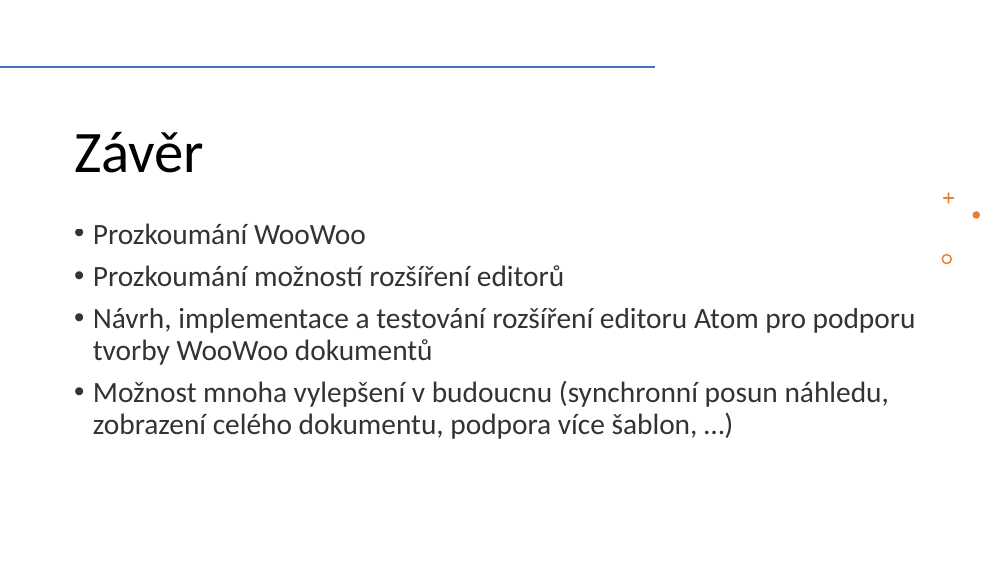
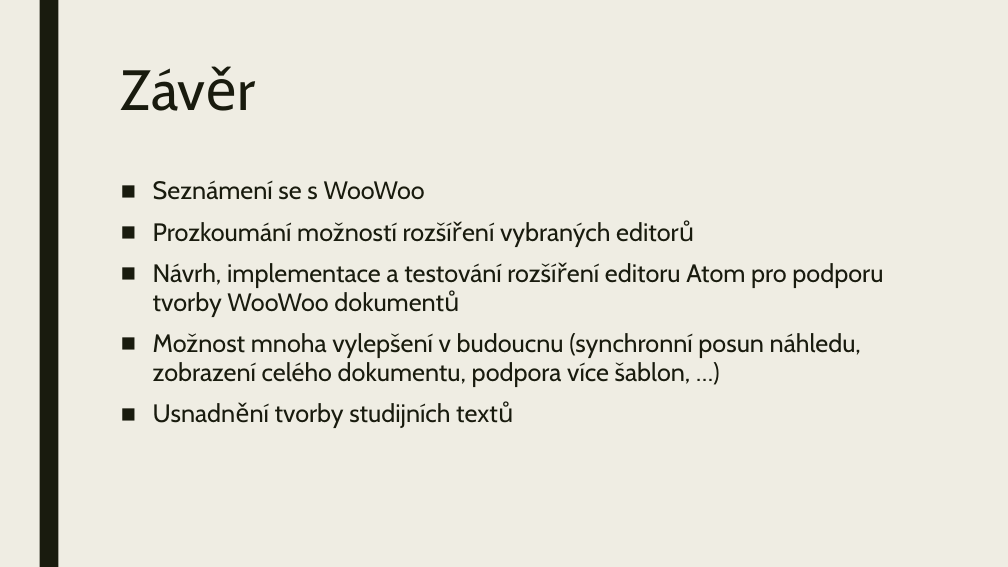
Before and after one commit to davidstraka2/bachelors-thesis, a slide deck: slide 9 of defense/David Straka - Editor zdrojových kódů WooWoo dokumentů.pptx (slide 10 before the commit). Drawn at 1008x567 pixels with LibreOffice and Linux fonts; fonts in the diff are those of the drawing. Boxes give left, top, right and bottom in pixels: in the first picture for what was removed or moved away, otherwise in the second. Text is boxed around its words. In the diff, an @@ line names an element or a change of style, - is before the commit and + after.

```diff
--- a/defense/David Straka - Editor zdrojových kódů WooWoo dokumentů.pptx
+++ b/defense/David Straka - Editor zdrojových kódů WooWoo dokumentů.pptx
@@ background #FFFFFF to #EFEDE3 @@
@@ rectangle added at (39, 0, 58, 567), fill #191B0E @@
@@ title "Závěr": place and size @@
-title "Závěr" at (74, 131, 204, 173)
+title "Závěr" at (113, 58, 907, 181)
@@ title "Závěr" at (113, 58, 907, 181): size 56 to 54 pt, font Calibri to Cabin, text colour #000000 to #191B0E; line spacing 0.9 to 0.89; vertical alignment bottom to top @@
@@ line removed from (1, 67) to (654, 67) @@
@@ text "Seznámení se s WooWoo": place and size @@
-text "Seznámení se s WooWoo" at (93, 223, 916, 439)
+text "Seznámení se s WooWoo" at (153, 181, 883, 428)
@@ text at (153, 181, 610, 247): text changed; size 28 to 24 pt; font Calibri to Cabin; text colour #000000 at 80% opacity to #191B0E @@
-• Prozkoumání WooWoo
-• Prozkoumání možností rozšíření editorů
+■ Seznámení se s WooWoo
+■ Prozkoumání možností rozšíření vybraných editorů
@@ freeform shape removed at (943, 192, 954, 203) @@
@@ freeform shape removed at (972, 211, 980, 219) @@
@@ text at (153, 263, 883, 387): size 28 to 24 pt, font Calibri to Cabin, text colour #000000 at 80% opacity to #191B0E in "Návrh, implementace a testování rozšíření editoru Atom ...", "Možnost mnoha vylepšení v budoucnu (synchronní posun ..."; bullet • to ■; line spacing 0.9 to 0.95; more space between paragraphs @@
@@ freeform shape removed at (941, 254, 952, 265) @@
@@ text at (275, 403, 450, 428): paragraph added @@
+■ Usnadnění tvorby studijních textů
```
Also in this commit, not shown: 6 other slides changed, 5 slides added, 4 slides removed.
